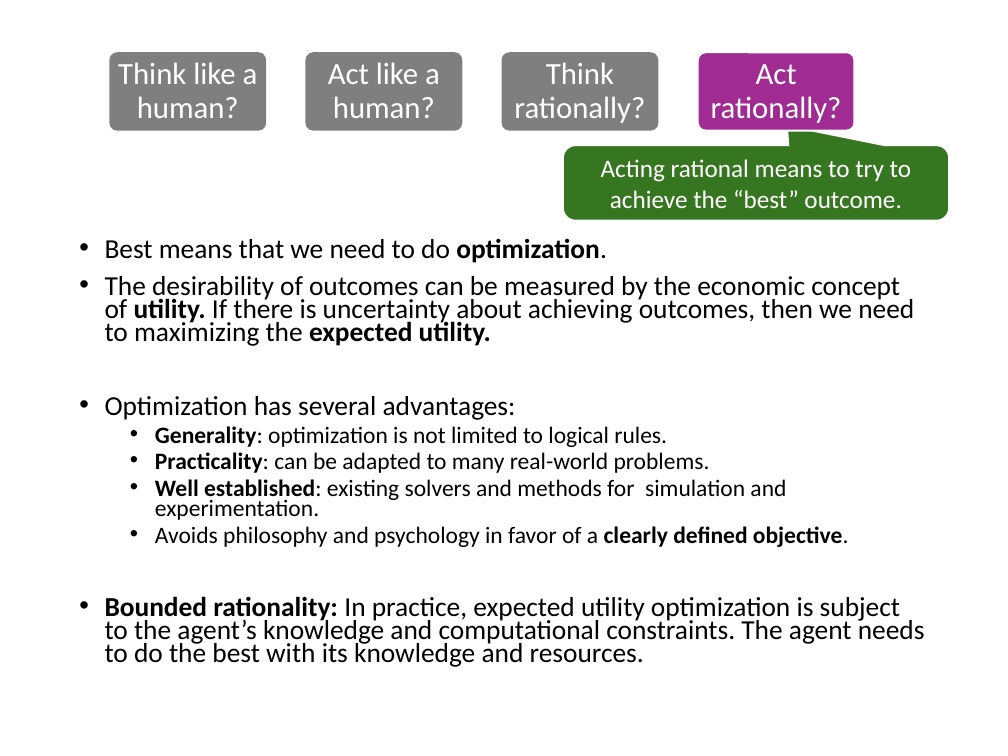
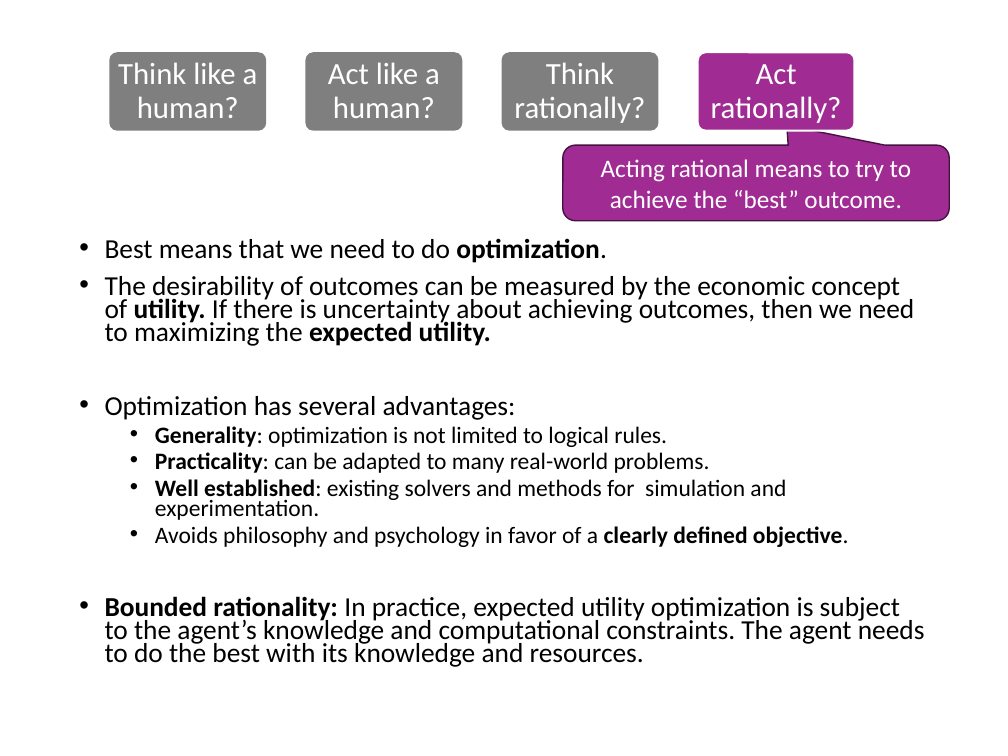
Before and after one commit to mhahsler/Introduction_to_Artificial_Intelligence, a slide deck: slide 10 of slides/01_intro.pptx. Drawn at 1008x756 pixels with LibreOffice and Linux fonts; fonts in the diff are those of the drawing. Boxes give left, top, right and bottom in pixels: in the first picture for what was removed or moved away, otherwise in the second. Text is boxed around its words. In the diff, an @@ line names an element or a change of style, - is before the commit and + after.

```diff
--- a/slides/01_intro.pptx
+++ b/slides/01_intro.pptx
@@ rounded speech box "Acting rational means to try ..." at (x1=562, y1=145, x2=949, y2=221): fill #377620 to #A02B93; outline #FFFFFF 1.5 pt to #461340 1 pt @@
```
Also in this commit, not shown: 6 other slides changed, 1 other file.
